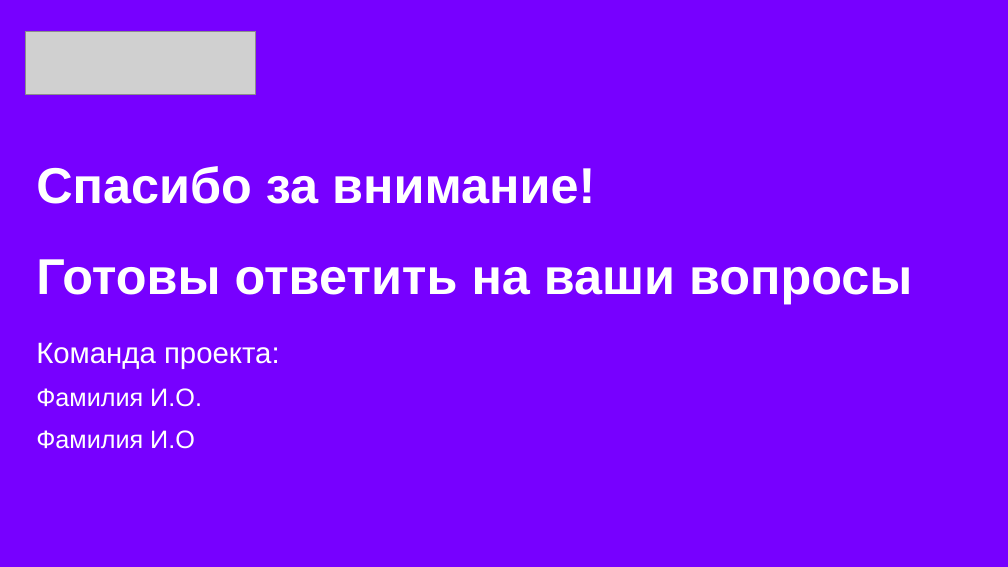
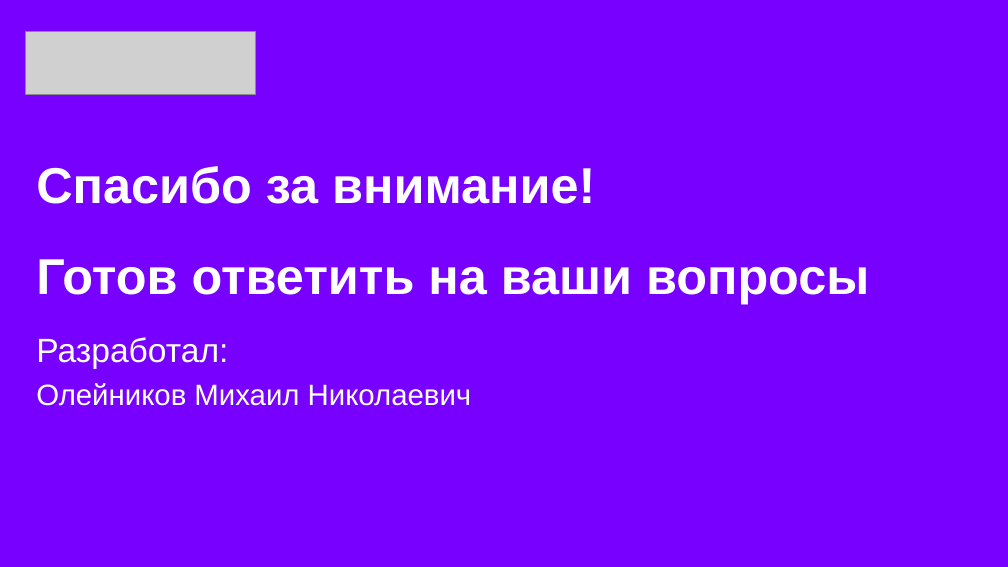
Before and after one commit to Olmeor/Data-engineer_Rostelecom_programming_school, a slide deck: slide 23 of Сertification/presentation.pptx (slide 20 before the commit). Drawn at 1008x567 pixels with LibreOffice and Linux fonts; fonts in the diff are those of the drawing; grey boxes stand for pictures. Boxes give left, top, right and bottom in pixels: in the first picture for what was removed or moved away, otherwise in the second. Text is boxed around its words. In the diff, an @@ line names an element or a change of style, - is before the commit and + after.

```diff
--- a/Сertification/presentation.pptx
+++ b/Сertification/presentation.pptx
@@ text at <box>36,166,869,304</box>: text changed @@
-Спасибо за внимание!
-Готовы ответить на ваши вопросы
+Спасибо за внимание!
+Готов ответить на ваши вопросы
@@ text at <box>36,337,472,406</box>: text changed; size 24 to 28 pt @@
-Команда проекта:
-Фамилия И.О.
-Фамилия И.О
+Разработал:
+Олейников Михаил Николаевич
```
Also in this commit, not shown: 3 other slides changed, 4 slides added, 1 slide removed, 4 other files.
